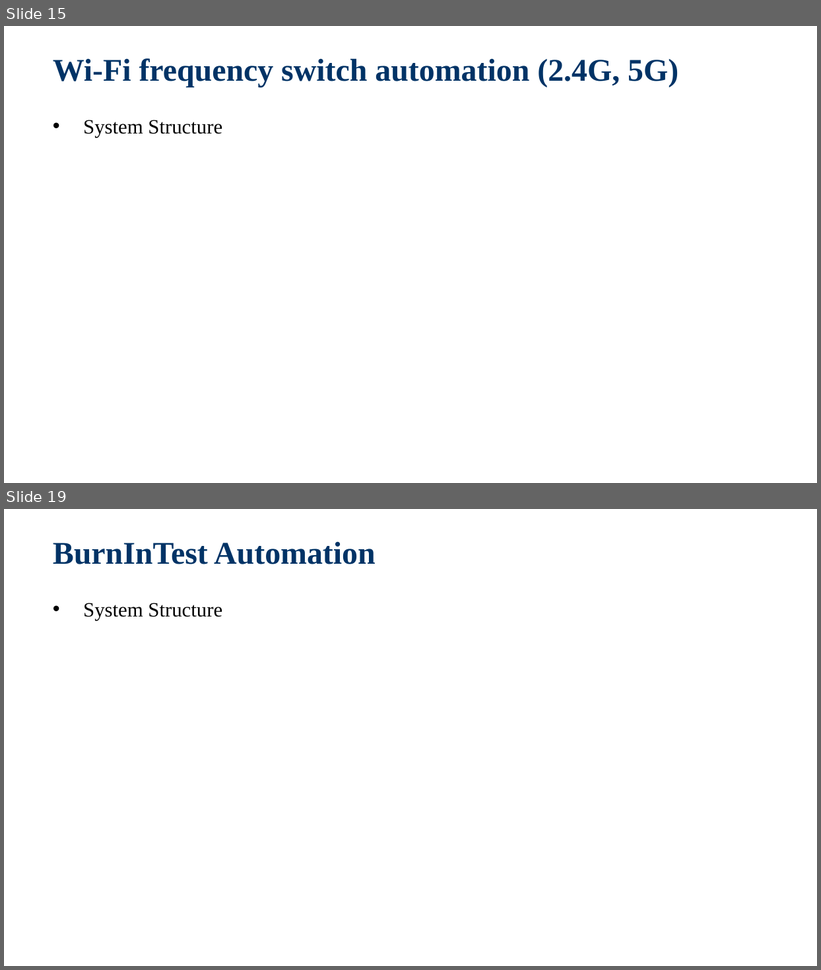
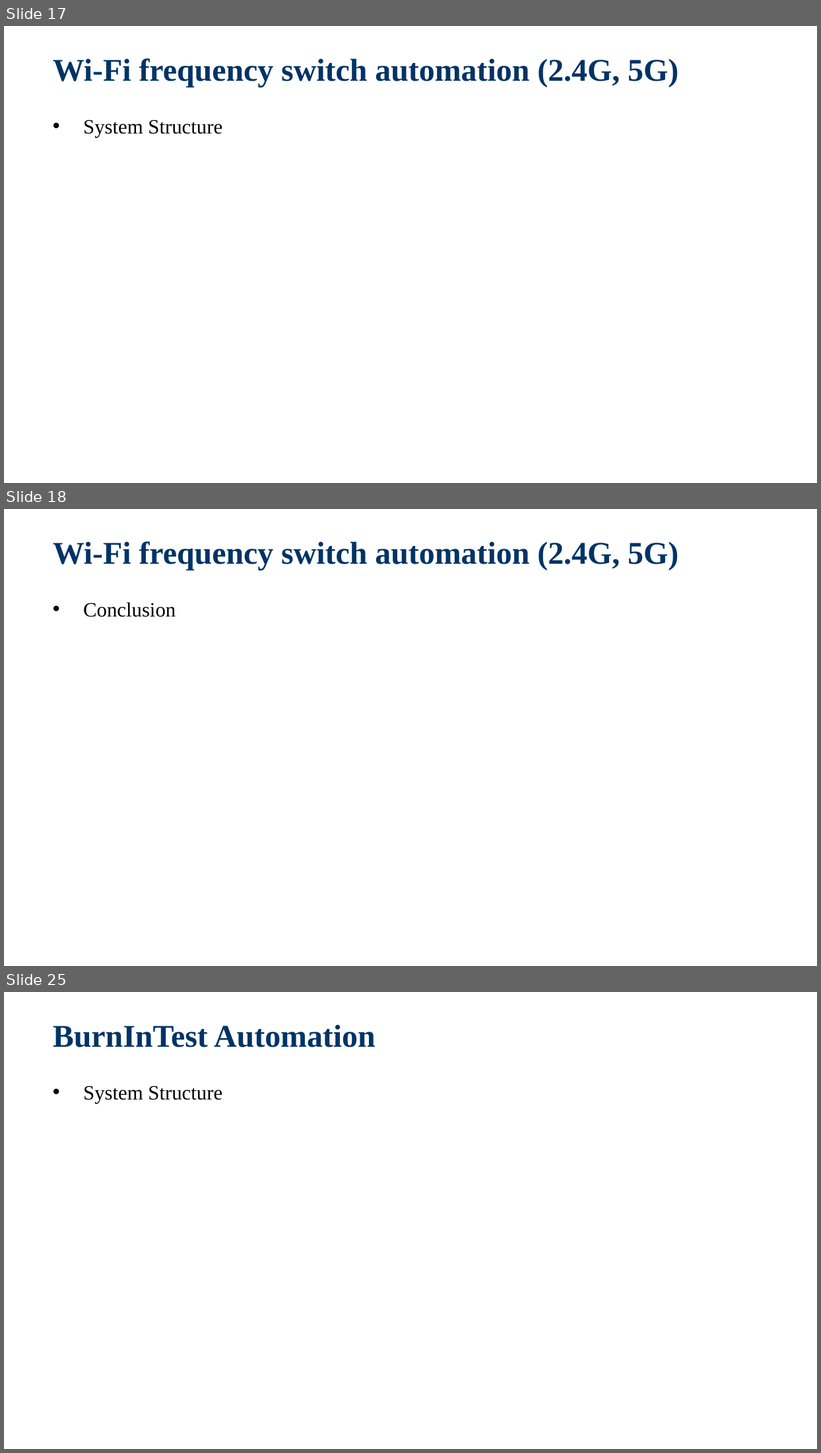
Before and after one commit to jackiejay888/automation, a slide deck: kpi/Test Automation_Demo.pptx. Shown one above the other, each under a label of ours: slides 15 and 19 before the commit, slides 17, 18 and 25 after it; the slides between them are not shown. The pictures are 821x970 and 821x1453 pixels, drawn with LibreOffice and Linux fonts; fonts in the diff are those of the drawing; background and template pictures are left out. Boxes give left, top, right and bottom in pixels: in the first picture for what was removed or moved away, otherwise in the second. Text is boxed around its words. In the diff, an @@ line names an element or a change of style, - is before the commit and + after.

```diff
--- a/kpi/Test Automation_Demo.pptx
+++ b/kpi/Test Automation_Demo.pptx
@@ slide 18 added at bbox=[4, 509, 817, 966], background picture (left out) @@
@@ title added at bbox=[53, 541, 679, 570], 28 pt, text #003366, bold @@
+Wi-Fi frequency switch automation (2.4G, 5G)
@@ text added at bbox=[83, 602, 176, 617], 18 pt, text #000000 @@
+  • Conclusion
@@ what was slide 15 is now slide 17 @@
@@ what was slide 19 is now slide 25 @@
```
Also in this commit, not shown: 3 slides changed, 7 other slides added, 2 other files.
